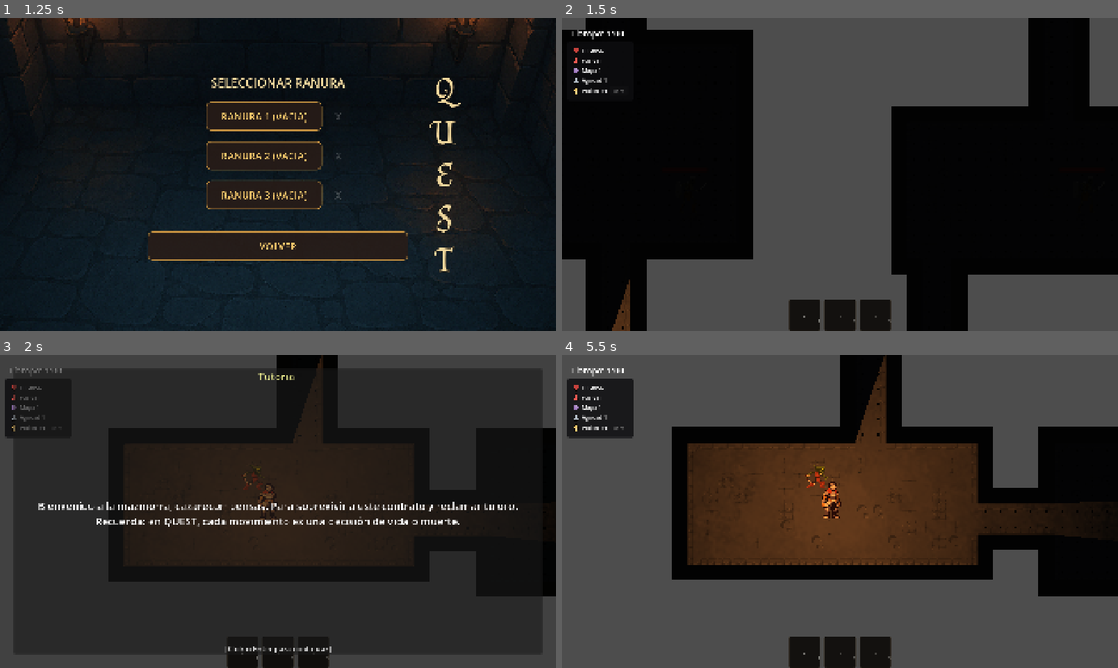
Above: before the commit, frames 1-4 (two rows, left to right).
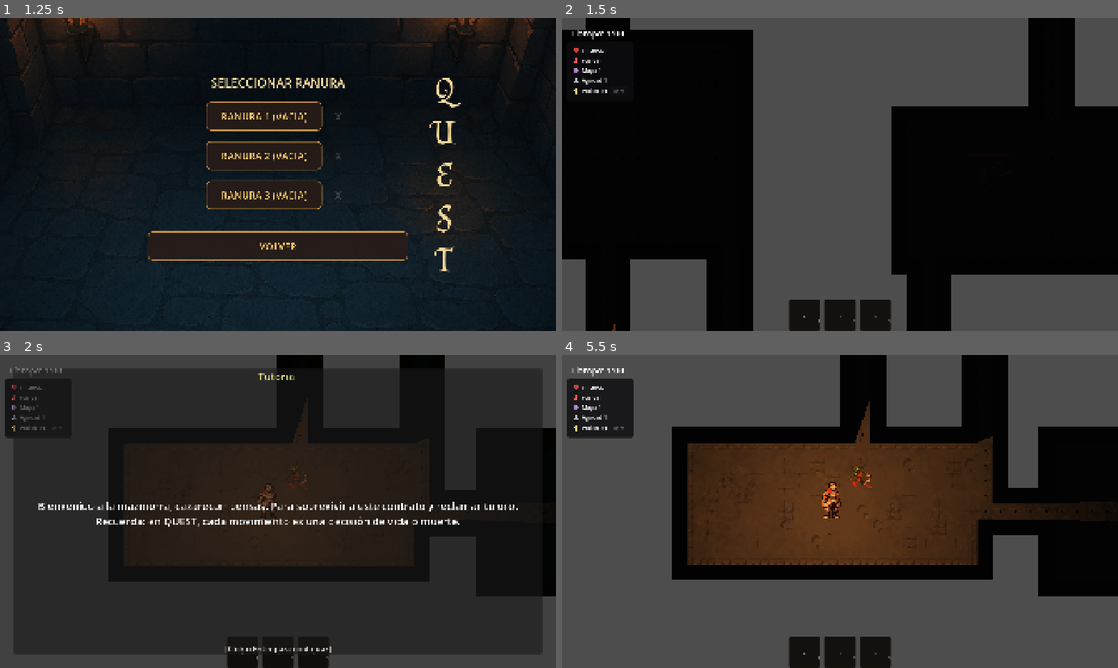
Above: after the commit, the same moments.

Repository: fedemuntaabski/Quest
Game: Godot game, scene res://scenes/MainMenu.tscn
Same seed, same stepped clock (60 frames per second), same inputs: the game is played once before the commit and once after it.
Inputs (mouse positions are in pixels of both pictures, inside the frame that each line leads up to):
- Up to frame 1 (1.25 s): click "INICIO" at 0.5 s
- Up to frame 2 (1.5 s): click "RANURA 1 (VACIA)" at 1.25 s
- Up to frame 3 (2 s): no input
- Up to frame 4 (5.5 s): tap O every 0.75 s from 2 to 5 s; drag from (806, 652) to (828, 511) at 2.02 s; drag from (840, 652) to (834, 511) at 2.77 s; move the mouse to (873, 652) at 3.52 s; hold D (move_right) 3.53-4.25 s; tap 3 (hotbar_3) at 3.6 s; click (873, 652) at 3.67 s; drag from (812, 574) to (673, 464) at 4.27 s; move the mouse to (1006, 558) at 5.02 s; hold A (move_left) from 5.03 s (still down); tap 2 (hotbar_2) at 5.1 s; tap Enter (ui_accept) at 5.27 s

Frame 1 is identical in both runs. In frame 2, 4.3% of the frame differs, in the area x 9-95%, y 0-100%; in frame 3, 3.6%; in frame 4, 5.8%, in the area x 43-95%, y 0-63%.

Commit message:
cambios pasillos

Diff:
--- a/scripts/world/dungeon/DungeonGraph.gd
+++ b/scripts/world/dungeon/DungeonGraph.gd
@@ -50,7 +50,12 @@
 		"room_a": room_a,
 		"room_b": room_b,
 		"corridor_cells": corridor_cells.duplicate(),
-		"template": TEMPLATE_CORRIDOR
+		"template": TEMPLATE_CORRIDOR,
+
+		# NUEVO: define unicidad espacial de conexión
+		"entry_a": null,
+		"entry_b": null,
+		"shape": "unknown" # L, straight, etc
 	}
 	_add_adjacency(room_a, room_b)
 	_add_adjacency(room_b, room_a)
--- a/scripts/world/dungeon/DungeonLayoutGenerator.gd
+++ b/scripts/world/dungeon/DungeonLayoutGenerator.gd
@@ -9,6 +9,7 @@
 var _working_corridor_cells: Dictionary = {}
 var _working_room_infos: Array[Dictionary] = []
 var _working_graph: DungeonGraph = null
+var _working_room_cells: Dictionary = {}
 
 
 func setup(p_dungeon: DungeonGenerator) -> void:
@@ -152,6 +153,7 @@
 			var cell := Vector2i(x, y)
 			_working_floor_cells[cell] = true
 			room_cells.append(cell)
+			_working_room_cells[cell] = true
 
 	var center_cell := Vector2i(
 		room_rect.position.x + int(room_rect.size.x * 0.5),
@@ -185,8 +187,8 @@
 
 		var from_room_id: int = current_room["id"]
 		var to_room_id: int = next_room["id"]
-		var from_cell: Vector2i = current_room["center_cell"]
-		var to_cell: Vector2i = next_room["center_cell"]
+		var from_cell := _get_connection_point(current_room, next_room["center_cell"])
+		var to_cell := _get_connection_point(next_room, current_room["center_cell"])
 
 		var corridor_cells := _carve_corridor(from_cell, to_cell)
 		_register_connection(from_room_id, to_room_id, corridor_cells)
@@ -203,8 +205,12 @@
 	var corridor_cells: Array[Vector2i] = []
 
 	var current := from_cell
+
+	# Evitar que el punto inicial sea considerado corredor
+	# si está dentro de la sala
+	_working_corridor_cells[current] = false
 	var corridor_length := 0
-	if _add_corridor_cell(current, true):
+	if _add_corridor_cell(current):
 		corridor_cells.append(current)
 
 	var horizontal_first := randf() < 0.5
@@ -212,31 +218,31 @@
 	if horizontal_first:
 		while current.x != to_cell.x:
 			current.x += signi(to_cell.x - current.x)
-			if _add_corridor_cell(current,true):
+			if _add_corridor_cell(current):
 				corridor_cells.append(current)
 			corridor_length += 1
 
-		_add_corridor_cell(current, true)
-		_add_corridor_cell(current, false)
+		_add_corridor_cell(current)
+		_add_corridor_cell(current)
 
 		while current.y != to_cell.y:
 			current.y += signi(to_cell.y - current.y)
-			if _add_corridor_cell(current,false):
+			if _add_corridor_cell(current):
 				corridor_cells.append(current)
 			corridor_length += 1
 	else:
 		while current.y != to_cell.y:
 			current.y += signi(to_cell.y - current.y)
-			if _add_corridor_cell(current,false):
+			if _add_corridor_cell(current):
 				corridor_cells.append(current)
 			corridor_length += 1
 
-		_add_corridor_cell(current, true)
-		_add_corridor_cell(current, false)
+		_add_corridor_cell(current)
+		_add_corridor_cell(current)
 
 		while current.x != to_cell.x:
 			current.x += signi(to_cell.x - current.x)
-			if _add_corridor_cell(current,true):
+			if _add_corridor_cell(current):
 				corridor_cells.append(current)
 			corridor_length += 1
 
@@ -246,26 +252,16 @@
 	return corridor_cells
 
 
-func _add_corridor_cell(cell: Vector2i, horizontal: bool) -> bool:
-
+func _add_corridor_cell(cell: Vector2i) -> bool:
 	if not dungeon.is_within_bounds(cell):
 		return false
 
-	var cells_to_add: Array[Vector2i] = [cell]
-
-	if horizontal:
-		cells_to_add.append(cell + Vector2i(0, 1))
-	else:
-		cells_to_add.append(cell + Vector2i(1, 0))
-
-	for c in cells_to_add:
-
-		if not dungeon.is_within_bounds(c):
-			continue
-
-		_working_floor_cells[c] = true
-		_working_corridor_cells[c] = true
-
+	if _working_room_cells.has(cell):
+		# evita invadir salas
+		return false
+
+	_working_floor_cells[cell] = true
+	_working_corridor_cells[cell] = true
 	return true
 
 
@@ -318,3 +314,22 @@
 
 		_working_floor_cells[c] = true
 		_working_corridor_cells[c] = true
+
+func _get_connection_point(room: Dictionary, target: Vector2i) -> Vector2i:
+	var rect: Rect2i = room["rect"]
+	var center: Vector2i = room["center_cell"]
+
+	var dx := target.x - center.x
+	var dy := target.y - center.y
+
+	# elegimos UN SOLO borde (no múltiples entradas/salidas)
+	if abs(dx) > abs(dy):
+		if dx > 0:
+			return Vector2i(rect.end.x - 1, center.y)
+		else:
+			return Vector2i(rect.position.x, center.y)
+	else:
+		if dy > 0:
+			return Vector2i(center.x, rect.end.y - 1)
+		else:
+			return Vector2i(center.x, rect.position.y)
